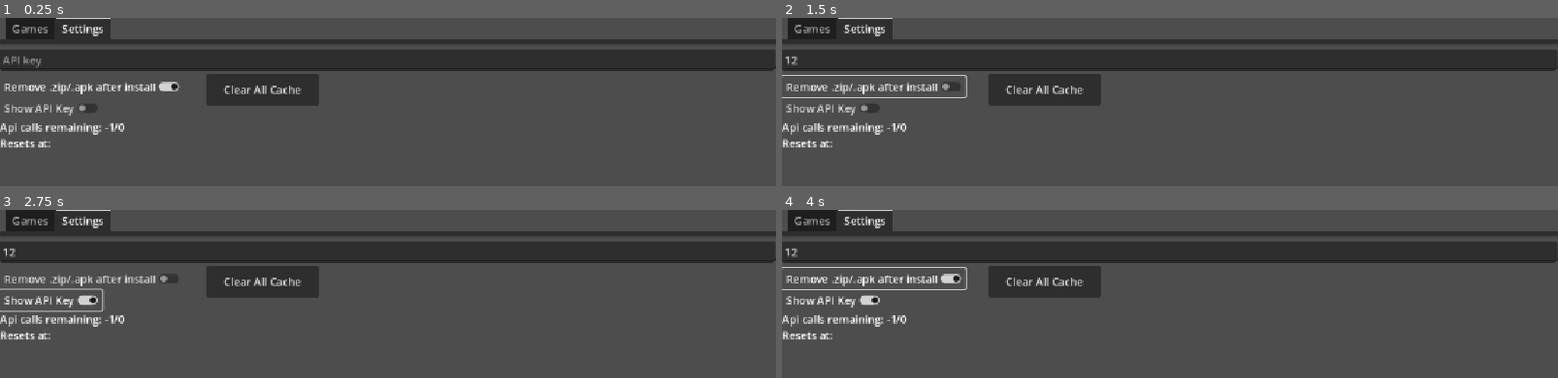
Above: before the commit, frames 1-4 (two rows, left to right).
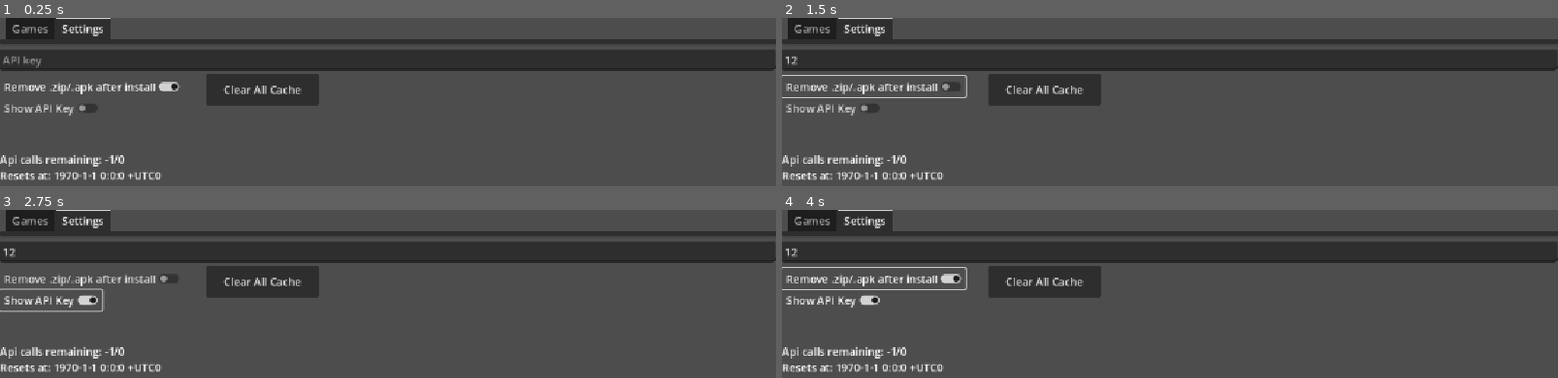
Above: after the commit, the same moments.

Repository: Ksawex4/NovaProot-Hub
Game: Godot game, scene res://scenes/main_desktop.tscn
The game is run twice, just before and just after one commit, with the same random seed, the same clock (stepped at 60 frames per second) and the same inputs. The engine's default icon, where the game draws it, is replaced by a stand-in: a white triangle on a blue panel in a dark square.
Inputs (mouse positions are in pixels of both pictures, inside the frame that each line leads up to):
- Up to frame 1 (0.25 s): no input
- Up to frame 2 (1.5 s): click (1170, 60) at 0.52 s; type "12" at 0.6 s; click "Remove .zip/.apk after install" at 1.25 s
- Up to frame 3 (2.75 s): click "Show API Key" at 2 s
- Up to frame 4 (4 s): click "Clear All Cache" at 2.75 s; click "Remove .zip/.apk after install" at 3.5 s

The runs differ from the first frame. In frame 1, 1.7% of the frame differs, in the area x 0-21%, y 62-97%; in frame 2, 1.7%; in frame 3, 1.7%; in frame 4, 1.7%.

Commit message:
api reset time now works with time zones

Diff:
--- a/scenes/main_desktop.tscn
+++ b/scenes/main_desktop.tscn
@@ -150,9 +150,9 @@
 
 [node name="ApiLimitCalls" type="Label" parent="TabContainer/Settings"]
 layout_mode = 0
-offset_top = 120.0
-offset_right = 40.0
-offset_bottom = 143.0
+offset_top = 168.0
+offset_right = 205.0
+offset_bottom = 191.0
 text = "Api calls remaining: %s/%s"
 script = ExtResource("10_r0qa7")
 
--- a/scripts/api_limit_calls.gd
+++ b/scripts/api_limit_calls.gd
@@ -2,4 +2,4 @@
 
 func _process(_delta: float) -> void:
 	text = "Api calls remaining: %s/%s" % [GithubApiMan.Api_calls_remaining, GithubApiMan.Api_calls_limit]
-	$ResetTime.text = "Resets at: %s" % [GithubApiMan.Api_calls_reset]
+	$ResetTime.text = "Resets at: %s" % [GithubApiMan.get_api_reset_time()]
--- a/scripts/globals/CacheManager.gd
+++ b/scripts/globals/CacheManager.gd
@@ -15,7 +15,7 @@
 signal UpdateIcon(game_id: String, icon: Texture2D)
 signal UpdateGames()
 signal UpdateTags(game_id: String, tags: PackedStringArray)
-signal UpdateVersion(game_id: String, version: String)
+signal UpdateVersion(game_id: String, version: String, repo: String)
 
 func _ready() -> void:
 	add_child(RefreshCacheTimer)
--- a/scripts/globals/GithubApiMan.gd
+++ b/scripts/globals/GithubApiMan.gd
@@ -5,12 +5,22 @@
 var Api_key: String = ""
 var Api_calls_remaining := -1
 var Api_calls_limit := 0
-var Api_calls_reset := ""
+var Api_calls_reset := 0
 
 func _ready() -> void:
 	var data := SaveMan.get_data_from_file("config.nova")
 	GithubApiMan.Api_key = data.get("api_key", "")
 	ZipMan.Remove_after_install = data.get("remove_after_install", true)
+
+
+func get_api_reset_time() -> String:
+	var time := "%s-%s-%s %s:%s:%s +%s%s"
+	var time_zone := Time.get_time_zone_from_system()
+	var time_unix: int = Api_calls_reset + (time_zone["bias"] * 60)
+	var time_dict := Time.get_datetime_dict_from_unix_time(time_unix)
+	time = time % [time_dict["year"], time_dict["month"], time_dict["day"], time_dict["hour"], time_dict["minute"], time_dict["second"], time_zone["name"], time_zone["bias"]/60]
+
+	return time
 
 
 ## repository has to be Author/Repository for example "Ksawex4/Block-Jumper
--- a/scripts/globals/HttpManager.gd
+++ b/scripts/globals/HttpManager.gd
@@ -7,6 +7,9 @@
 	DOWNLOAD_FAIL,
 	EMPTY_URL,
 }
+func _ready() -> void:
+	print(Time.get_time_zone_from_system())
+
 
 func request(url: String, include_github_api: bool = false) -> Dictionary:
 	if url == "":
@@ -80,7 +83,7 @@
 	if result_headers.has("X-RateLimit-Remaining"):
 		GithubApiMan.Api_calls_remaining = int(result_headers.get("X-RateLimit-Remaining", GithubApiMan.Api_calls_remaining))
 	if result_headers.has("X-RateLimit-Reset"):
-		GithubApiMan.Api_calls_reset = Time.get_datetime_string_from_unix_time(int(result_headers.get("X-RateLimit-Reset", GithubApiMan.Api_calls_reset)))
+		GithubApiMan.Api_calls_reset = int(result_headers.get("X-RateLimit-Reset", GithubApiMan.Api_calls_reset))
 	if result_headers.has("X-RateLimit-Limit"):
 		GithubApiMan.Api_calls_limit = int(result_headers.get("X-RateLimit-Limit", GithubApiMan.Api_calls_limit))
 
